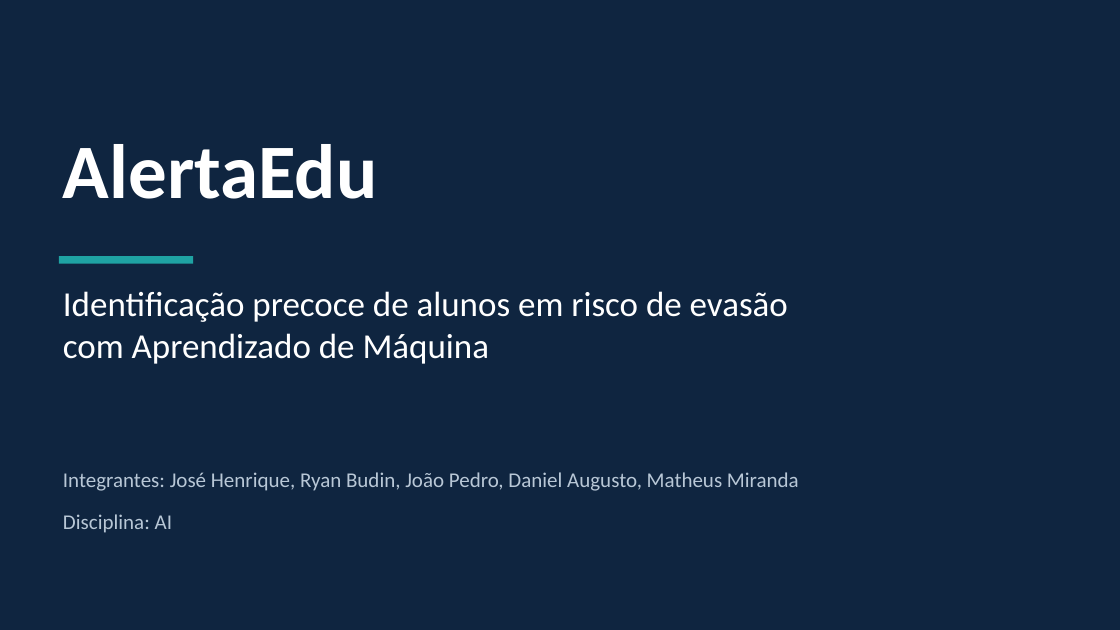
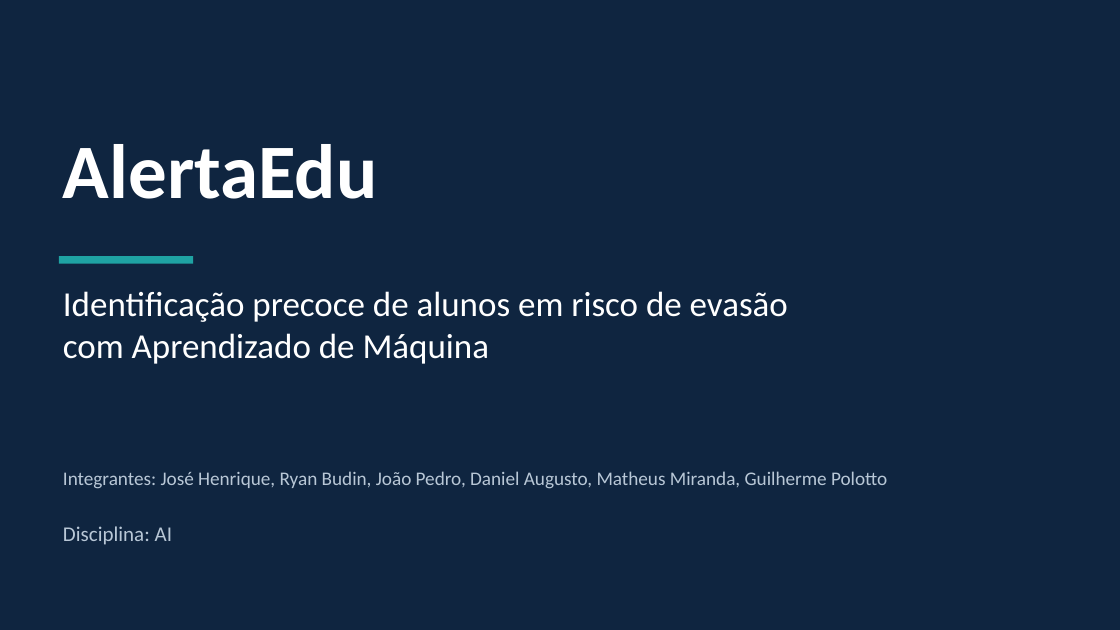
Before and after one commit to watts-cloud/alertaedu, a slide deck: slide 1 of docs/AlertaEdu_slides.pptx. Drawn at 1120x630 pixels with LibreOffice and Linux fonts; fonts in the diff are those of the drawing. Boxes give left, top, right and bottom in pixels: in the first picture for what was removed or moved away, otherwise in the second. Text is boxed around its words. In the diff, an @@ line names an element or a change of style, - is before the commit and + after.

Commit message:
Adiciona integrante Guilherme Polotto na documentacao e slides

```diff
--- a/docs/AlertaEdu_slides.pptx
+++ b/docs/AlertaEdu_slides.pptx
@@ text at (63, 471, 887, 489): text changed; size 18 to 16.5 pt @@
-Integrantes: José Henrique, Ryan Budin, João Pedro, Daniel Augusto, Matheus Miranda
+Integrantes: José Henrique, Ryan Budin, João Pedro, Daniel Augusto, Matheus Miranda, Guilherme Polotto
@@ text "Disciplina: AI": place and size @@
-text "Disciplina: AI" at (63, 514, 172, 533)
+text "Disciplina: AI" at (63, 526, 172, 545)
```
Also in this commit, not shown: 2 other files.
